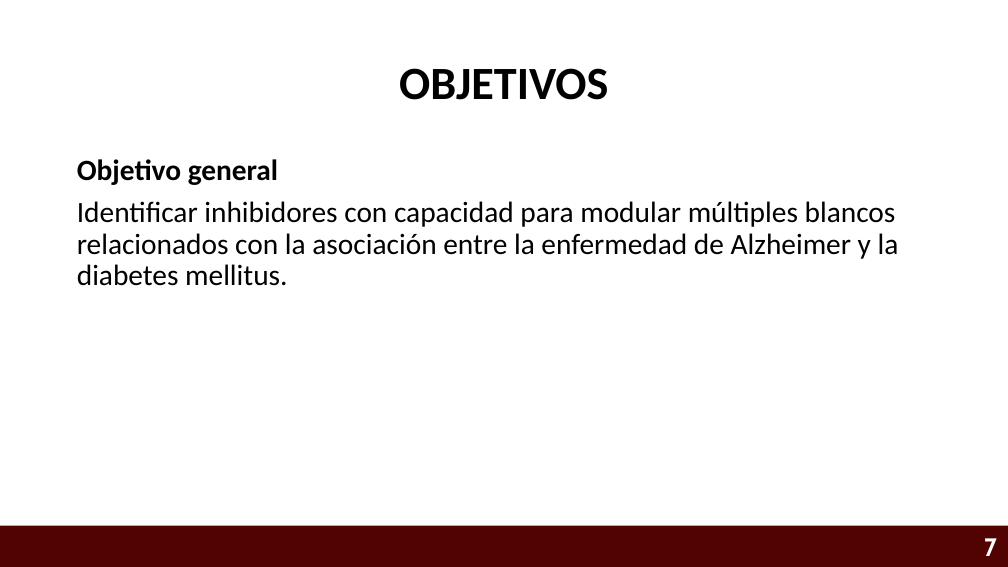
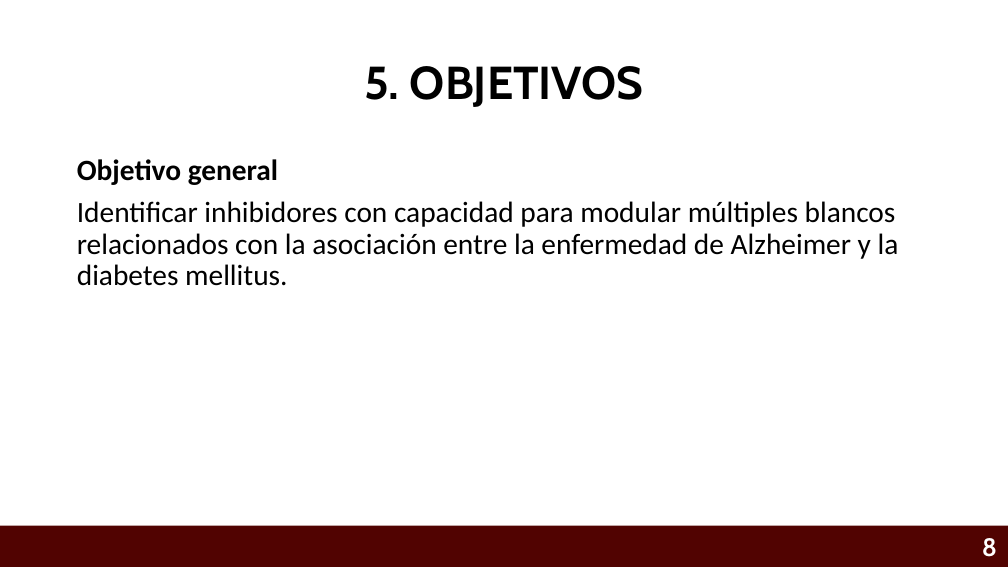
Before and after one commit to Eliud7720/Alzheimer---Anteproyecto, a slide deck: slide 8 of CRIBADO VIRTUAL INTELIGENTE PARA IDENTIFICAR INHIBIDORES MULTI-BLANCO ENFOCADOS AL TRATAMIENTO DE LA .pptx (slide 7 before the commit). Drawn at 1008x567 pixels with LibreOffice and Linux fonts; fonts in the diff are those of the drawing; background and template pictures are left out. Boxes give left, top, right and bottom in pixels: in the first picture for what was removed or moved away, otherwise in the second. Text is boxed around its words. In the diff, an @@ line names an element or a change of style, - is before the commit and + after.

```diff
--- a/CRIBADO VIRTUAL INTELIGENTE PARA IDENTIFICAR INHIBIDORES MULTI-BLANCO ENFOCADOS AL TRATAMIENTO DE LA .pptx
+++ b/CRIBADO VIRTUAL INTELIGENTE PARA IDENTIFICAR INHIBIDORES MULTI-BLANCO ENFOCADOS AL TRATAMIENTO DE LA .pptx
@@ title at box(364, 66, 644, 107): text changed; font Calibri to Cabin @@
-OBJETIVOS
+5. OBJETIVOS
@@ page number at box(982, 538, 997, 557): text changed @@
-7
+8
```
Also in this commit, not shown: 12 other slides changed, 8 slides added, 4 slides removed.
